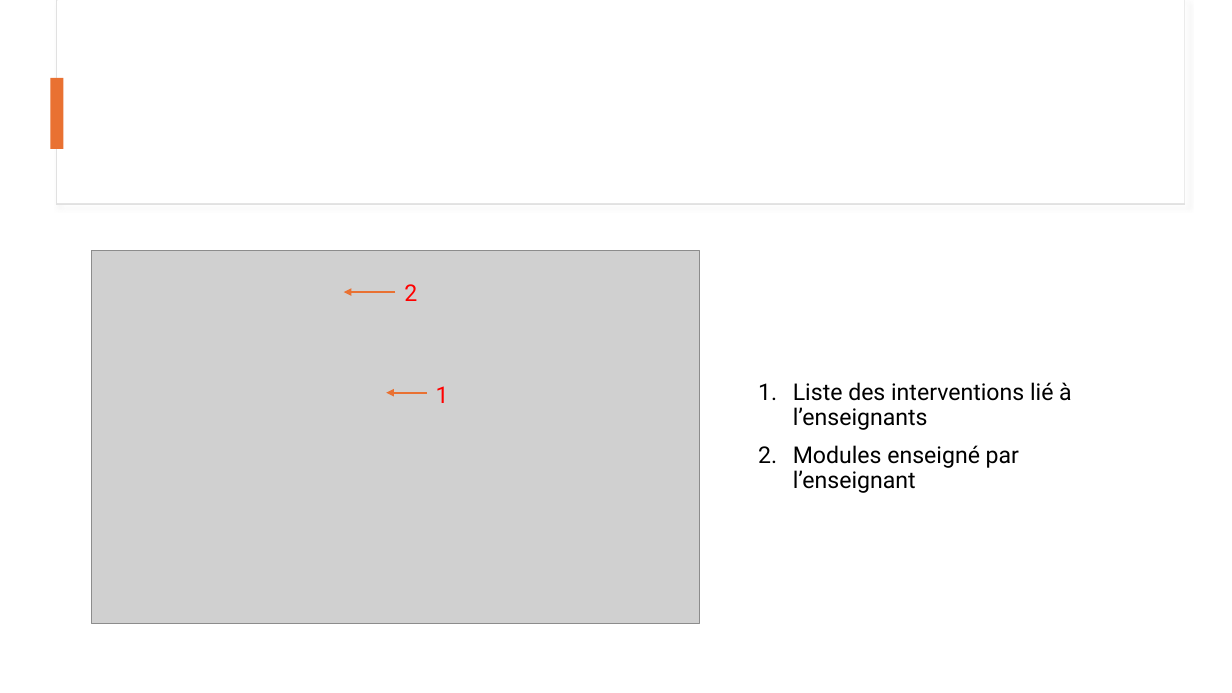
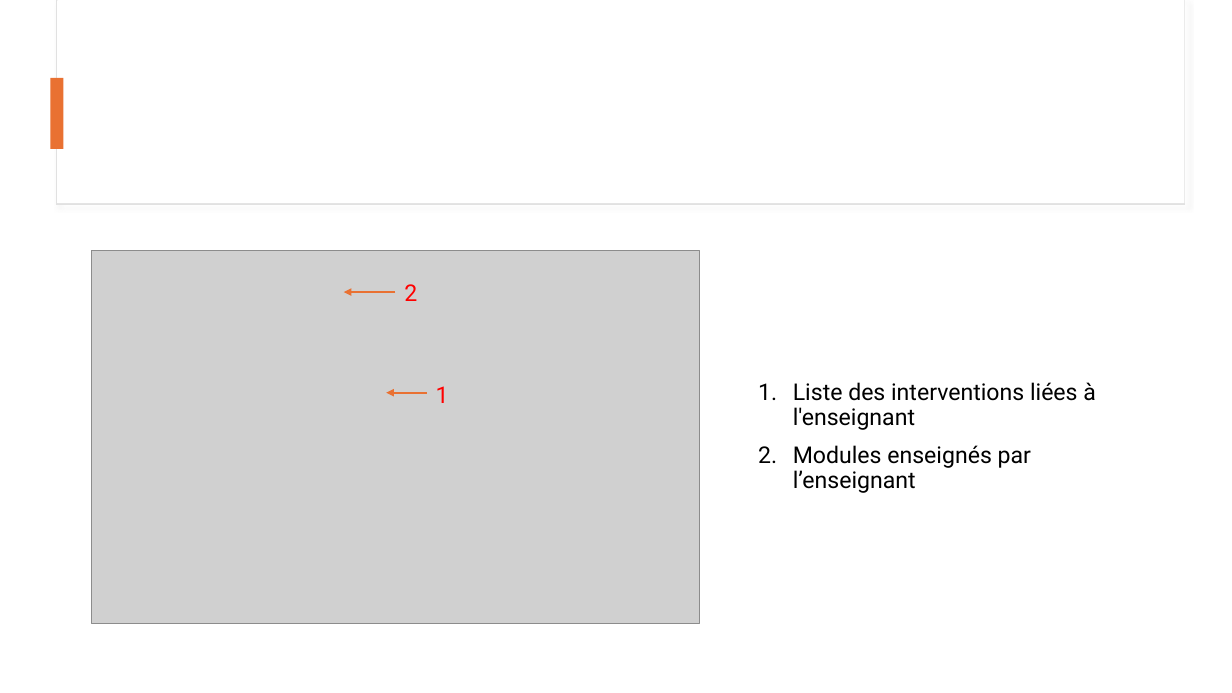
Before and after one commit to maiiro0/EnseignementSuperieur, a slide deck: slide 12 of ressources/Guide Utilisateur.pptx. Drawn at 1232x693 pixels with LibreOffice and Linux fonts; fonts in the diff are those of the drawing; grey boxes stand for pictures. Boxes give left, top, right and bottom in pixels: in the first picture for what was removed or moved away, otherwise in the second. Text is boxed around its words. In the diff, an @@ line names an element or a change of style, - is before the commit and + after.

```diff
--- a/ressources/Guide Utilisateur.pptx
+++ b/ressources/Guide Utilisateur.pptx
@@ text at [793, 382, 1096, 493]: text changed @@
-1. Liste des interventions lié à l’enseignants
-2. Modules enseigné par l’enseignant
+1. Liste des interventions liées à l'enseignant
+2. Modules enseignés par l’enseignant
```
Also in this commit, not shown: 6 other slides changed, 1 other file.
